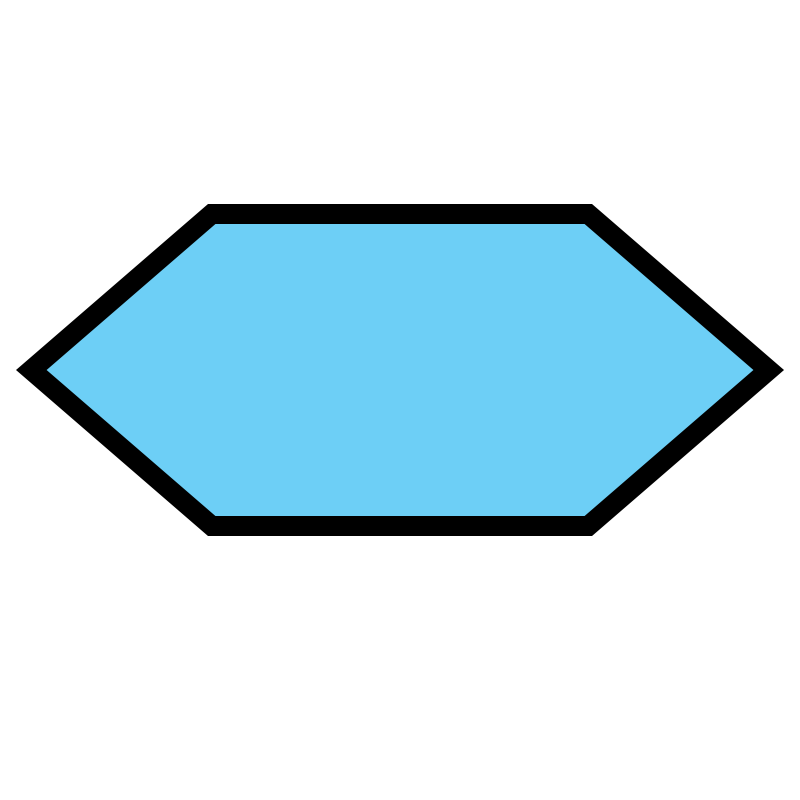
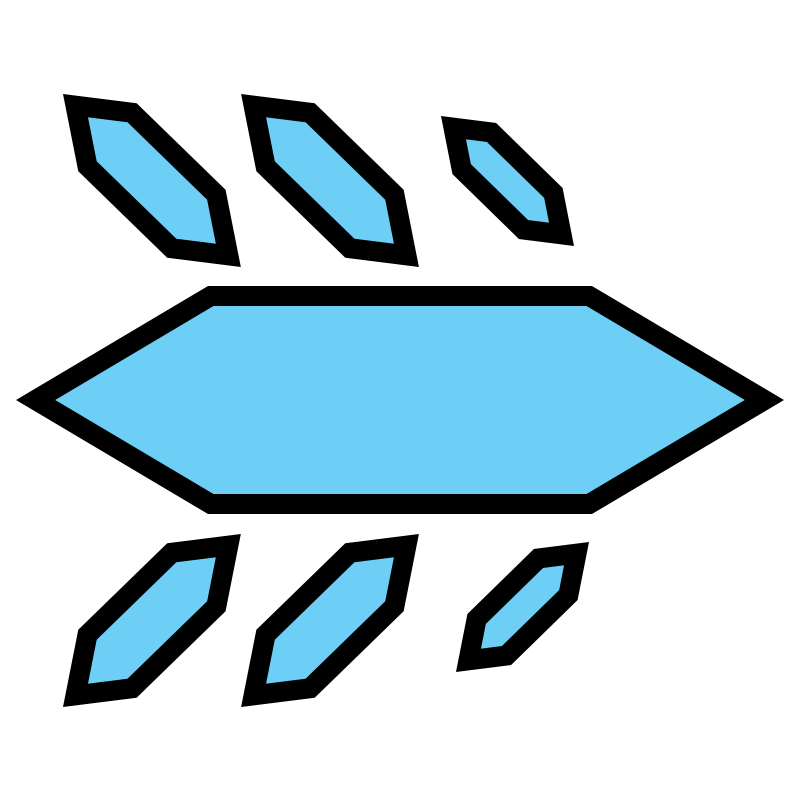
Layers edited between the first and the second 800px x 800px image:
added layer "Polygon 2 copy 3" above "Polygon 2 copy 2" over [63, 534, 589, 707]
added layer "Polygon 2 copy 2" above "Polygon 1" over [63, 94, 574, 267]
painted on "Polygon 1" over [16, 204, 784, 536]
